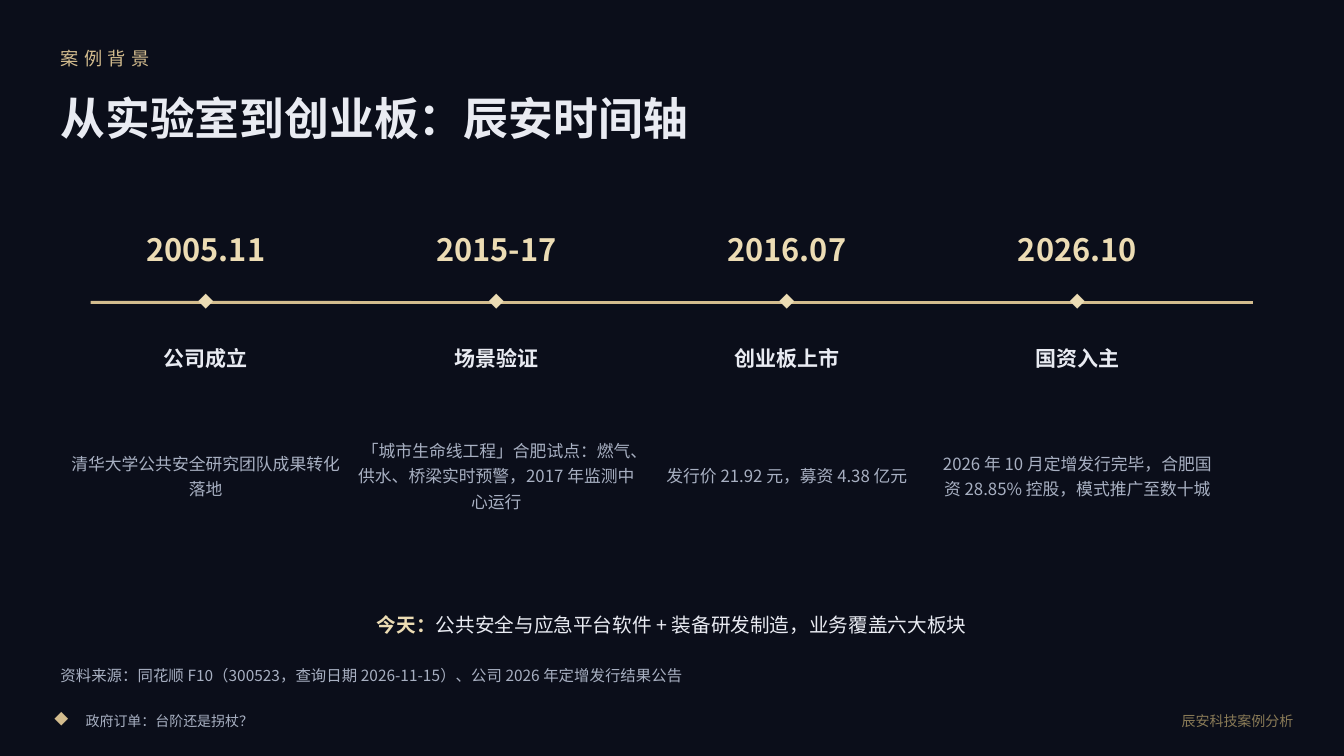
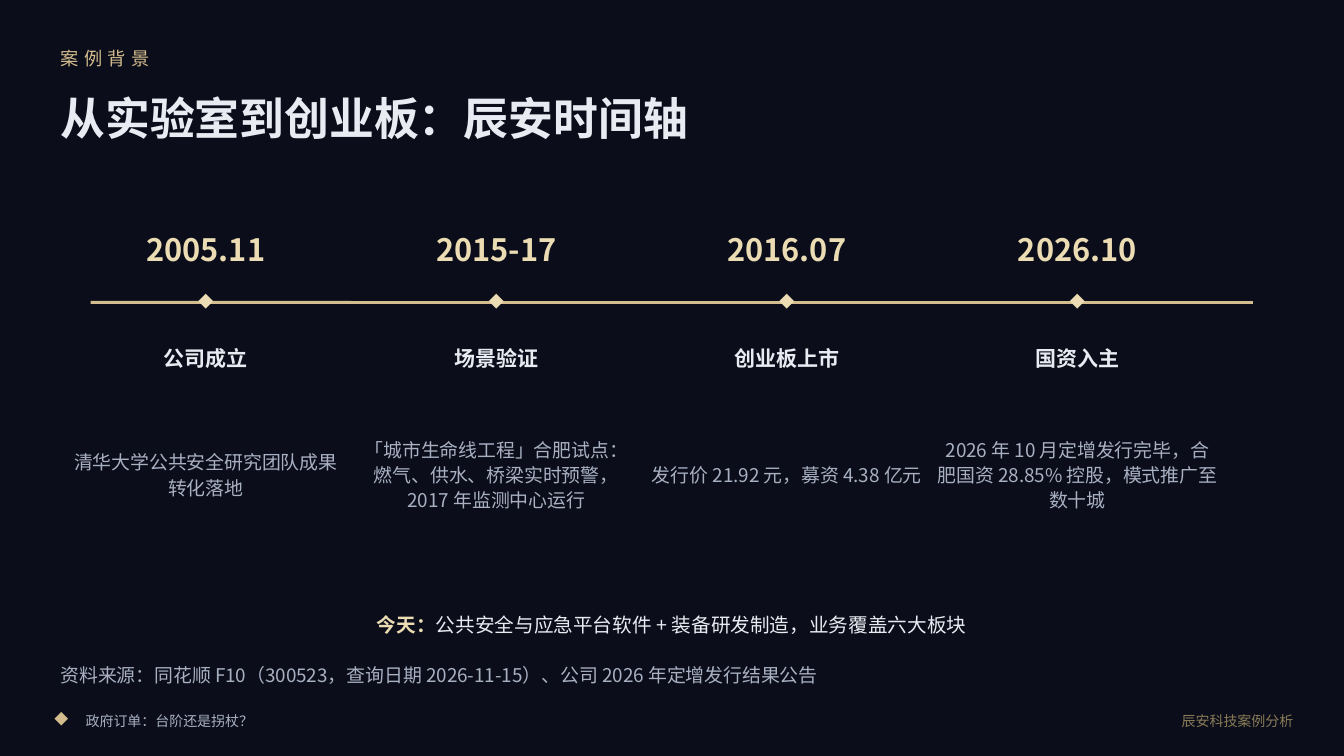
Before and after one commit to sdh0219/susu-tools, a slide deck: slide 3 of web/assets/files/小组案例分析报告-辰安科技.pptx. Drawn at 1344x756 pixels with LibreOffice and Linux fonts; fonts in the diff are those of the drawing; background and template pictures are left out. Boxes give left, top, right and bottom in pixels: in the first picture for what was removed or moved away, otherwise in the second. Text is boxed around its words. In the diff, an @@ line names an element or a change of style, - is before the commit and + after.

Commit message:
fix(case): projection-safe minimum font sizes in deck
- S3 timeline captions and S6 loop-card bodies raised 12 -> 13.5pt
  (python-pptx on the shipped deck, layout untouched); slides viewer
  jpgs and the download copy regenerated from the fixed deck

```diff
--- a/web/assets/files/小组案例分析报告-辰安科技.pptx
+++ b/web/assets/files/小组案例分析报告-辰安科技.pptx
@@ size 12 to 13.5 pt in 4 elements at (74, 453, 337, 497), (365, 441, 628, 509), (652, 466, 922, 484), (938, 441, 1217, 509) @@
@@ text "资料来源：同花顺 F10（300523，查询日期 2026-11-15）、公司 2026 年定增发行结果公告" at (60, 666, 817, 684): size 11 to 13.5 pt @@
```
Also in this commit, not shown: 1 other slide changed, 9 other files.
